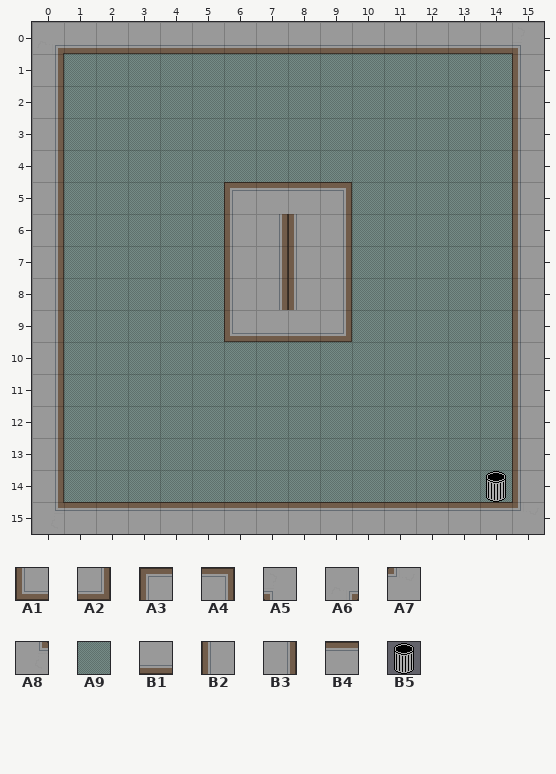
A Tiled map gets an edit: core/assets/Maps/Official Maps/morethanoneghost.tmx. Above is the file before it was changed.
Cells are 32x32 px. Shown: x 0..15, y 0..15.
Key: from "oltile": A1 4, A2 5, A3 6, A4 7, A5 12, A6 13, A7 14, A8 15, A9 16, B1 17, B2 18, B3 19, B4 20, B5 21.
__ is an empty cell, ## one hidden under a higher layer.
Layer "Tile Layer 2" before, first column x 0:
 0 ## ## ## ## ## ## ## ## ## ## ## ## ## ## ## ##
 1 ## A9 A9 A9 A9 A9 A9 A9 A9 A9 A9 A9 A9 A9 A9 ##
 2 ## A9 A9 A9 A9 A9 A9 A9 A9 A9 A9 A9 A9 A9 A9 ##
 3 ## A9 A9 A9 A9 A9 A9 A9 A9 A9 A9 A9 A9 A9 A9 ##
 4 ## A9 A9 A9 A9 A9 A9 A9 A9 A9 A9 A9 A9 A9 A9 ##
 5 ## A9 A9 A9 A9 A9 ## ## ## ## A9 A9 A9 A9 A9 ##
 6 ## A9 A9 A9 A9 A9 ## ## ## ## A9 A9 A9 A9 A9 ##
 7 ## A9 A9 A9 A9 A9 ## ## ## ## A9 A9 A9 A9 A9 ##
 8 ## A9 A9 A9 A9 A9 ## ## ## ## A9 A9 A9 A9 A9 ##
 9 ## A9 A9 A9 A9 A9 ## ## ## ## A9 A9 A9 A9 A9 ##
10 ## A9 A9 A9 A9 A9 A9 A9 A9 A9 A9 A9 A9 A9 A9 ##
11 ## A9 A9 A9 A9 A9 A9 A9 A9 A9 A9 A9 A9 A9 A9 ##
12 ## A9 A9 A9 A9 A9 A9 A9 A9 A9 A9 A9 A9 A9 A9 ##
13 ## A9 A9 A9 A9 A9 A9 A9 A9 A9 A9 A9 A9 A9 A9 ##
14 ## A9 A9 A9 A9 A9 A9 A9 A9 A9 A9 A9 A9 A9 A9 ##
15 ## ## ## ## ## ## ## ## ## ## ## ## ## ## ## ##
Layer "Tile Layer 1" before, first column x 0:
 0 A6 B1 B1 B1 B1 B1 B1 B1 B1 B1 B1 B1 B1 B1 B1 A5
 1 B3 __ __ __ __ __ __ __ __ __ __ __ __ __ __ B2
 2 B3 __ __ __ __ __ __ __ __ __ __ __ __ __ __ B2
 3 B3 __ __ __ __ __ __ __ __ __ __ __ __ __ __ B2
 4 B3 __ __ __ __ __ __ __ __ __ __ __ __ __ __ B2
 5 B3 __ __ __ __ __ A3 B4 B4 A4 __ __ __ __ __ B2
 6 B3 __ __ __ __ __ B2 B3 B2 B3 __ __ __ __ __ B2
 7 B3 __ __ __ __ __ B2 B3 B2 B3 __ __ __ __ __ B2
 8 B3 __ __ __ __ __ B2 B3 B2 B3 __ __ __ __ __ B2
 9 B3 __ __ __ __ __ A1 B1 B1 A2 __ __ __ __ __ B2
10 B3 __ __ __ __ __ __ __ __ __ __ __ __ __ __ B2
11 B3 __ __ __ __ __ __ __ __ __ __ __ __ __ __ B2
12 B3 __ __ __ __ __ __ __ __ __ __ __ __ __ __ B2
13 B3 __ __ __ __ __ __ __ __ __ __ __ __ __ __ B2
14 B3 __ __ __ __ __ __ __ __ __ __ __ __ __ B5 B2
15 A8 B4 B4 B4 B4 B4 B4 B4 B4 B4 B4 B4 B4 B4 B4 A7
Once edited:
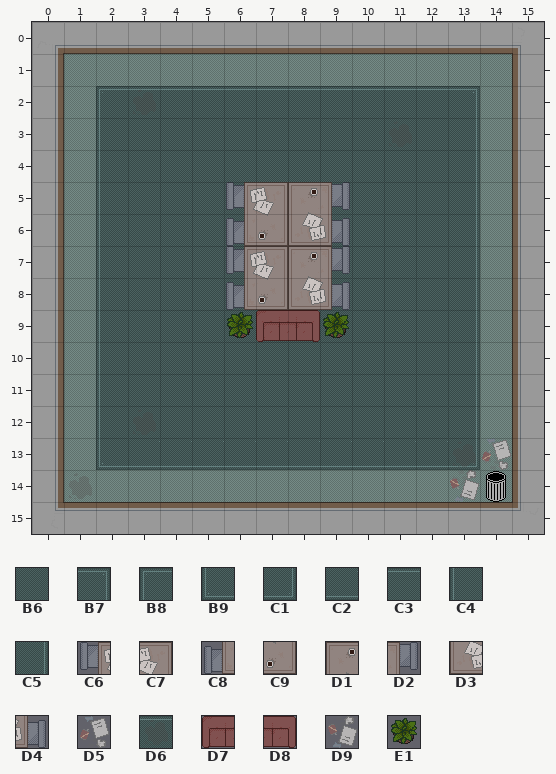
Further tiles: from "rugs": B6 0, B7 1, B8 2, B9 3, C1 4, C2 5, C3 6, C4 7, C5 8, C6 16, C7 17, C8 18, C9 19, D1 20, D2 21, D3 22, D4 23, D5 24, D6 25, D7 26, D8 27, D9 28, E1 30.
See-through tiles are keyed as they look on the map.
Changes in this commit:
Layer "Tile Layer 2":
The author put tile B6 in rows 5 to 8 at x 6 and 9; in row 9 at x 6 to 9.
Tile A9 becomes tile B6 in rows 3 to 4 at x 3 to 12; in rows 5 to 9 at x 3 to 5 and 10 to 12; in rows 10 to 12 at x 3 to 12.
Tile A9 becomes tile B7 in row 2 at x 13.
Tile A9 becomes tile B8 in row 2 at x 2.
Tile A9 becomes tile B9 in row 13 at x 2.
Tile A9 becomes tile C1 in row 13 at x 13.
Tile A9 becomes tile C2 in row 13 at x 3 to 12.
Tile A9 becomes tile C3 in row 2 at x 3 to 12.
Tile A9 becomes tile C4 in rows 3 to 12 at x 2.
Tile A9 becomes tile C5 in rows 3 to 12 at x 13.
Layer "Tile Layer 1":
Tile A3 becomes tile C6 in row 5 at x 6.
Tile B2 becomes tile C6 in row 7 at x 6.
Tile B3 becomes tile C7 in row 7 at x 7.
Tile B4 becomes tile C7 in row 5 at x 7.
Tile B2 becomes tile C8 in row 6 at x 6; in row 8 at x 6.
Tile B3 becomes tile C9 in row 6 at x 7; in row 8 at x 7.
Tile B2 becomes tile D1 in row 7 at x 8.
Tile B4 becomes tile D1 in row 5 at x 8.
Tile A4 becomes tile D2 in row 5 at x 9.
Tile B3 becomes tile D2 in row 7 at x 9.
Tile B2 becomes tile D3 in row 6 at x 8; in row 8 at x 8.
Tile B3 becomes tile D4 in row 6 at x 9; in row 8 at x 9.
The author put tile D5 in row 13 at x 14.
The author put tile D6 in row 2 at x 3; in row 3 at x 11; in row 12 at x 3; in row 13 at x 13.
Tile B1 becomes tile D7 in row 9 at x 7.
Tile B1 becomes tile D8 in row 9 at x 8.
The author put tile D9 in row 14 at x 13.
Tile A1 becomes tile E1 in row 9 at x 6.
Tile A2 becomes tile E1 in row 9 at x 9.
Pixel boxes of the changes (left, top, right, bottom) in both pictures:
changed: (96, 86, 511, 502)
